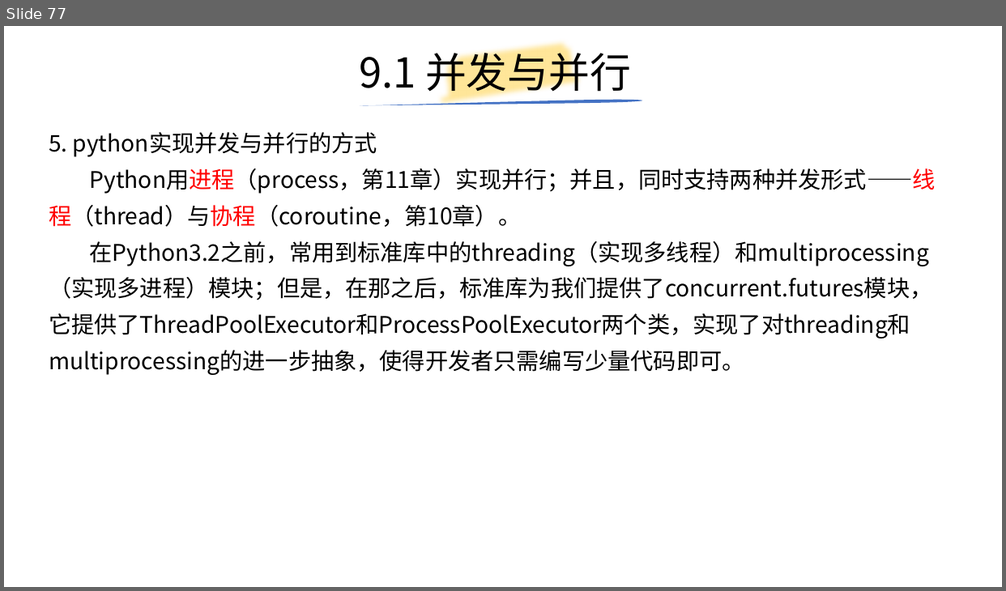
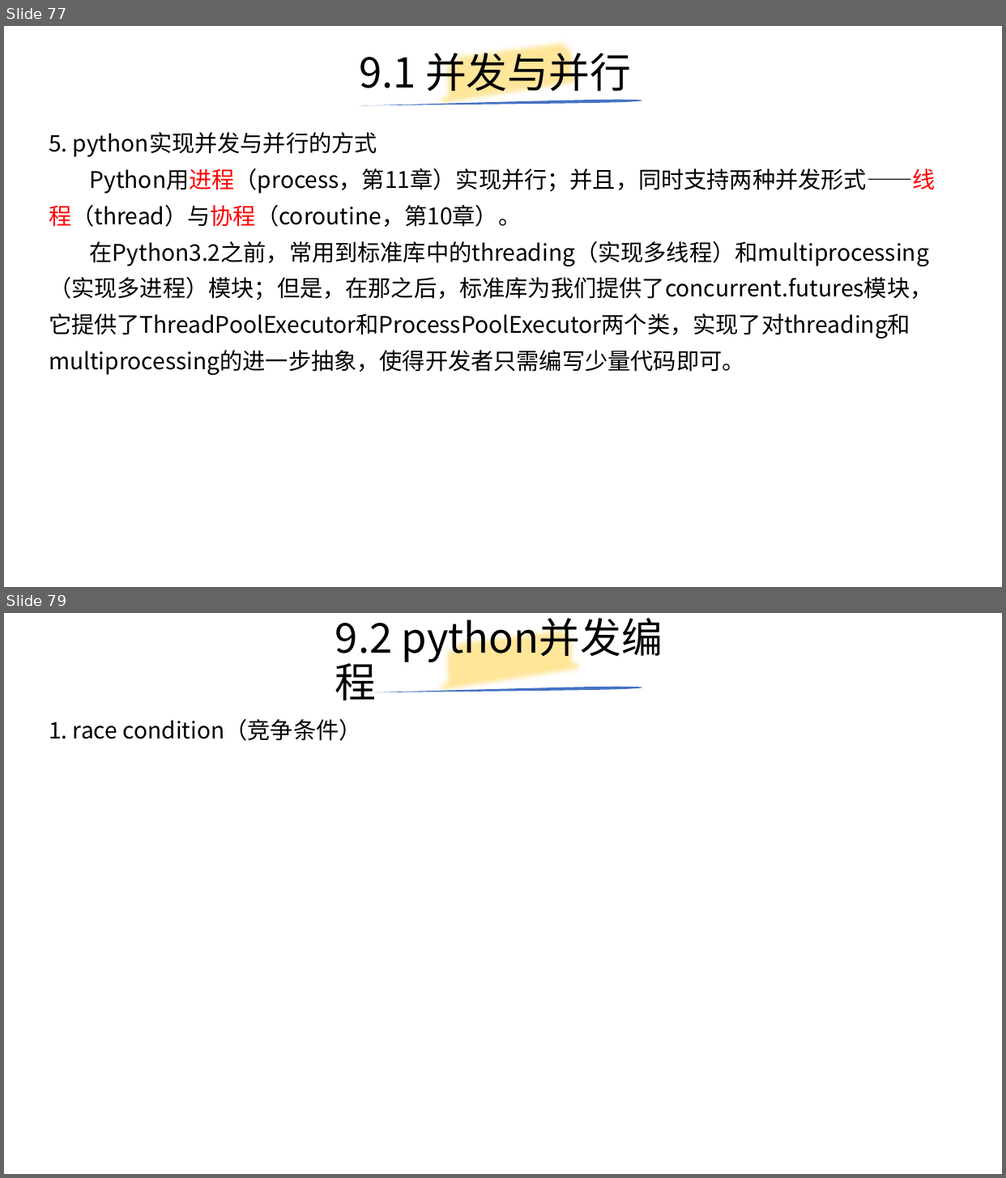
Before and after one commit to yiwenliu/CorePython, a slide deck: PPT/CorePython.pptx. Shown one above the other, each under a label of ours: slide 77 before the commit, slides 77 and 79 after it; the slides between them are not shown. The pictures are 1006x591 and 1006x1178 pixels, drawn with LibreOffice and Linux fonts; fonts in the diff are those of the drawing. Boxes give left, top, right and bottom in pixels: in the first picture for what was removed or moved away, otherwise in the second. Text is boxed around its words. In the diff, an @@ line names an element or a change of style, - is before the commit and + after.

```diff
--- a/PPT/CorePython.pptx
+++ b/PPT/CorePython.pptx
@@ slide 79 added at box(4, 613, 1002, 1174), background #FFFFFF @@
@@ title added at box(335, 623, 393, 653), 39.6 pt, text #000000 @@
+9.2 python并发编程
@@ freeform shape added at box(436, 613, 588, 712), outline #FFE699 16 pt @@
@@ freeform shape added at box(360, 687, 642, 692), fill #4472C4 @@
@@ text added at box(49, 719, 362, 741), 22 pt, text #000000 @@
+1. race condition（竞争条件）
```
Also in this commit, not shown: 7 slides changed, 16 other slides added, 6 other files.
